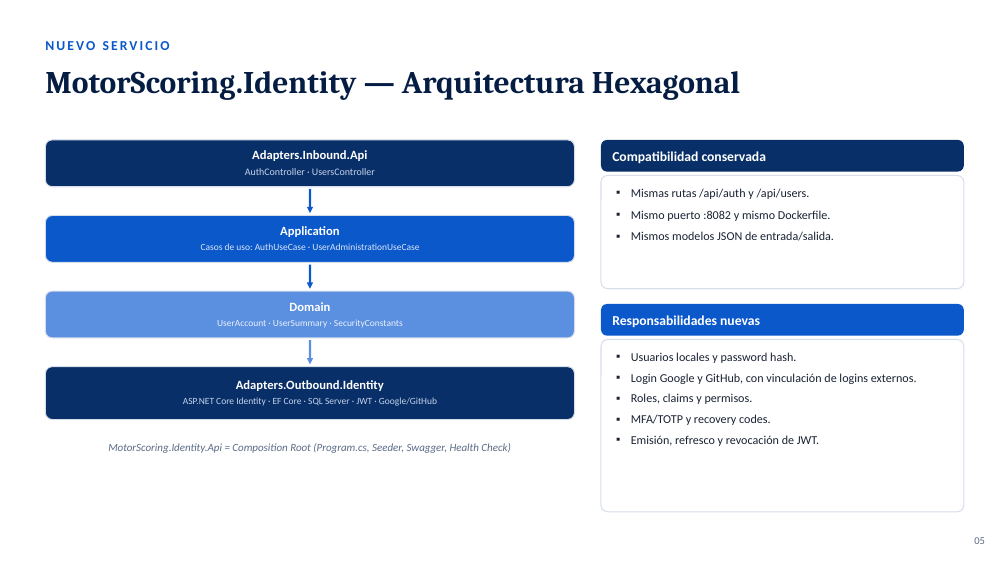
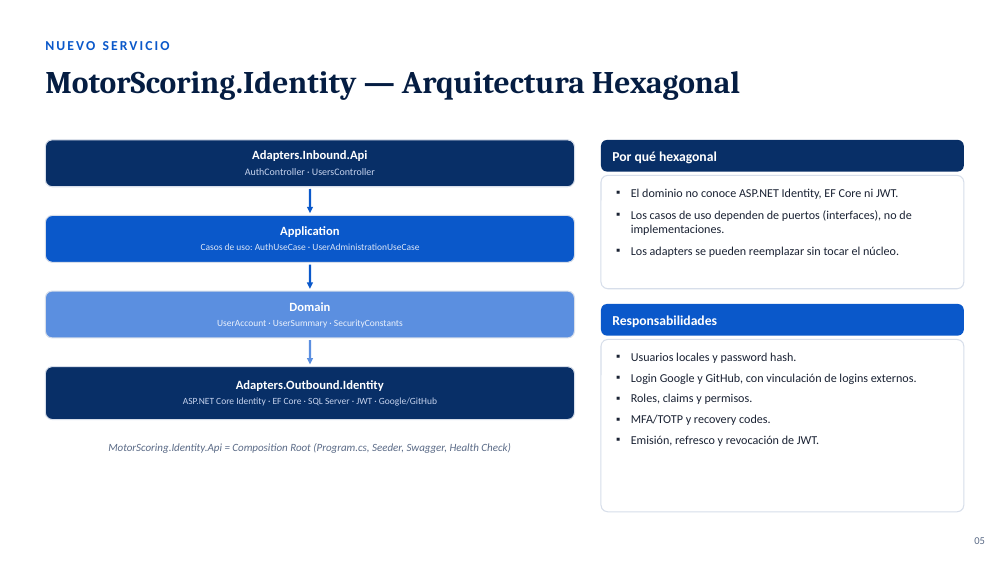
Before and after one commit to JoseJulca/MotorScoring-Net-MFA, a slide deck: slide 5 of Docs/MotorScoring_Auth_MFA_Identity.pptx. Drawn at 1008x567 pixels with LibreOffice and Linux fonts; fonts in the diff are those of the drawing. Boxes give left, top, right and bottom in pixels: in the first picture for what was removed or moved away, otherwise in the second. Text is boxed around its words. In the diff, an @@ line names an element or a change of style, - is before the commit and + after.

```diff
--- a/Docs/MotorScoring_Auth_MFA_Identity.pptx
+++ b/Docs/MotorScoring_Auth_MFA_Identity.pptx
@@ text at bbox=[612, 151, 717, 164]: text changed @@
-Compatibilidad conservada
+Por qué hexagonal
@@ text at bbox=[631, 188, 911, 257]: text changed @@
-▪ Mismas rutas /api/auth y /api/users.
-▪ Mismo puerto :8082 y mismo Dockerfile.
-▪ Mismos modelos JSON de entrada/salida.
+▪ El dominio no conoce ASP.NET Identity, EF Core ni JWT.
+▪ Los casos de uso dependen de puertos (interfaces), no de implementaciones.
+▪ Los adapters se pueden reemplazar sin tocar el núcleo.
@@ text at bbox=[612, 315, 717, 327]: text changed @@
-Responsabilidades nuevas
+Responsabilidades
```
Also in this commit, not shown: 1 other slide changed.
